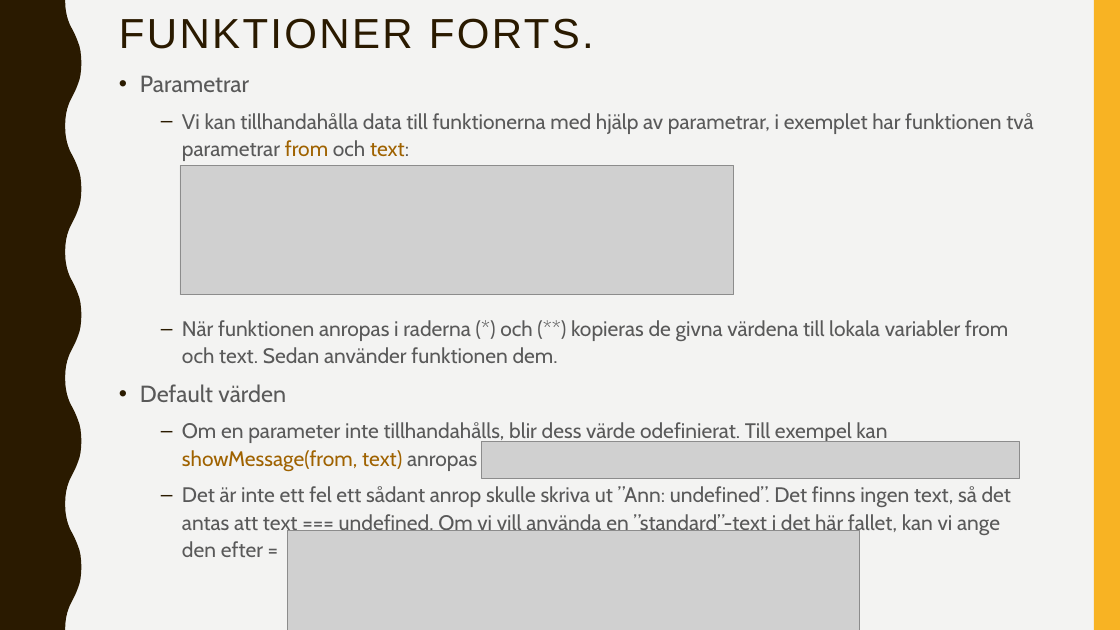
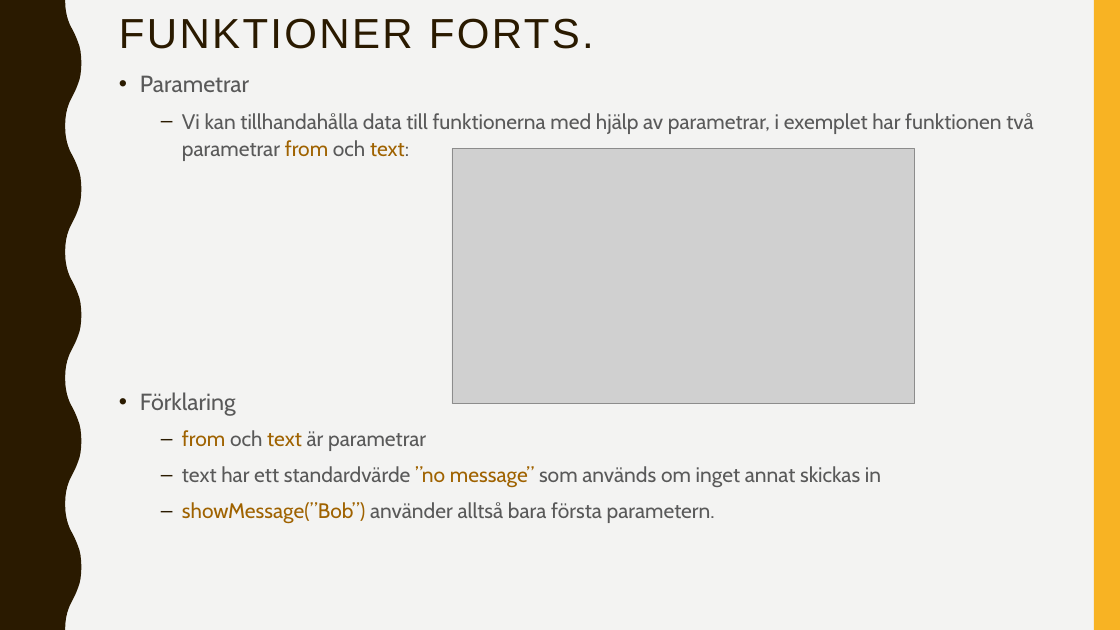
Before and after one commit to abbindustrigymnasium/hitachigymnasiet-250s-programmingexercises-programmering1-2025, a slide deck: slide 15 of C++/C++.pptx. Drawn at 1120x630 pixels with LibreOffice and Linux fonts; fonts in the diff are those of the drawing; grey boxes stand for pictures. Boxes give left, top, right and bottom in pixels: in the first picture for what was removed or moved away, otherwise in the second. Text is boxed around its words. In the diff, an @@ line names an element or a change of style, - is before the commit and + after.

```diff
--- a/C++/C++.pptx
+++ b/C++/C++.pptx
@@ picture added at bbox=[452, 149, 915, 404] @@
@@ picture removed at bbox=[180, 166, 734, 295] @@
@@ text at bbox=[140, 392, 881, 524]: text changed @@
-  – När funktionen anropas i raderna (*) och (**) kopieras de givna värdena till lokala variabler from och text. Sedan använder funktionen dem.
-• Default värden
-  – Om en parameter inte tillhandahålls, blir dess värde odefinierat. Till exempel kan showMessage(from, text) anropas med en parameter:
-  – Det är inte ett fel ett sådant anrop skulle skriva ut ”Ann: undefined”. Det finns ingen text, så det antas att text === undefined. Om vi vill använda en ”standard”-text i det här fallet, kan vi ange den efter =
+• Förklaring
+  – from och text är parametrar
+  – text har ett standardvärde ”no message” som används om inget annat skickas in
+  – showMessage(”Bob”) använder alltså bara första parametern.
@@ picture removed at bbox=[481, 441, 1020, 478] @@
@@ picture removed at bbox=[287, 531, 860, 630] @@
```
Also in this commit, not shown: 11 other slides changed, 3 slides added, 3 slides removed, 1 other file.
